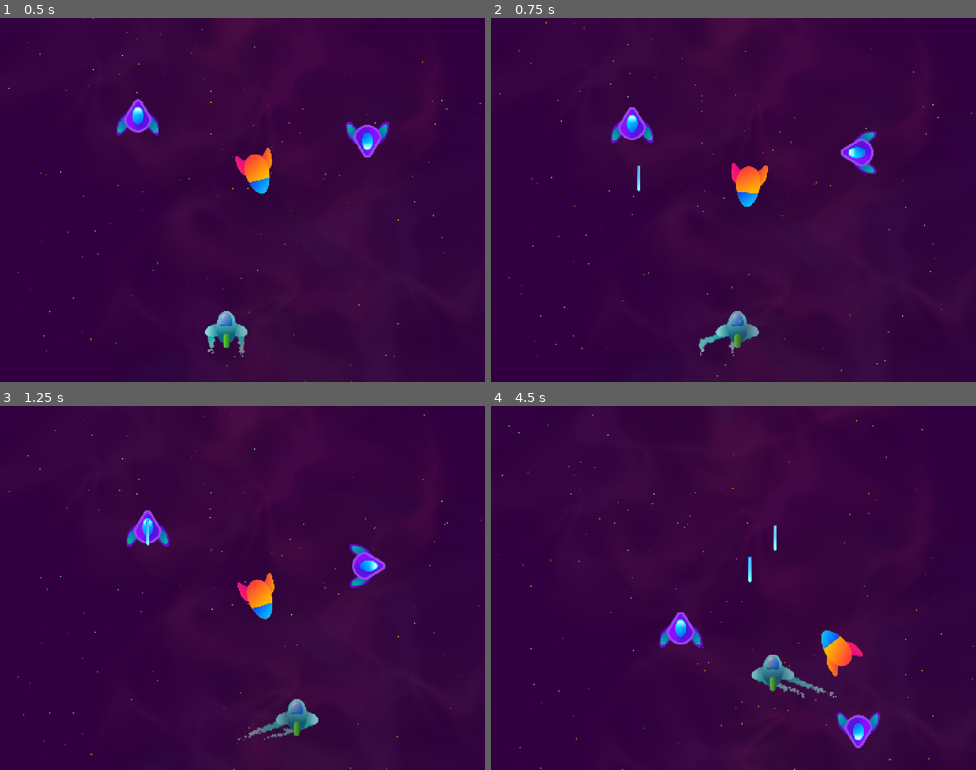
Above: before the commit, frames 1-4 (two rows, left to right).
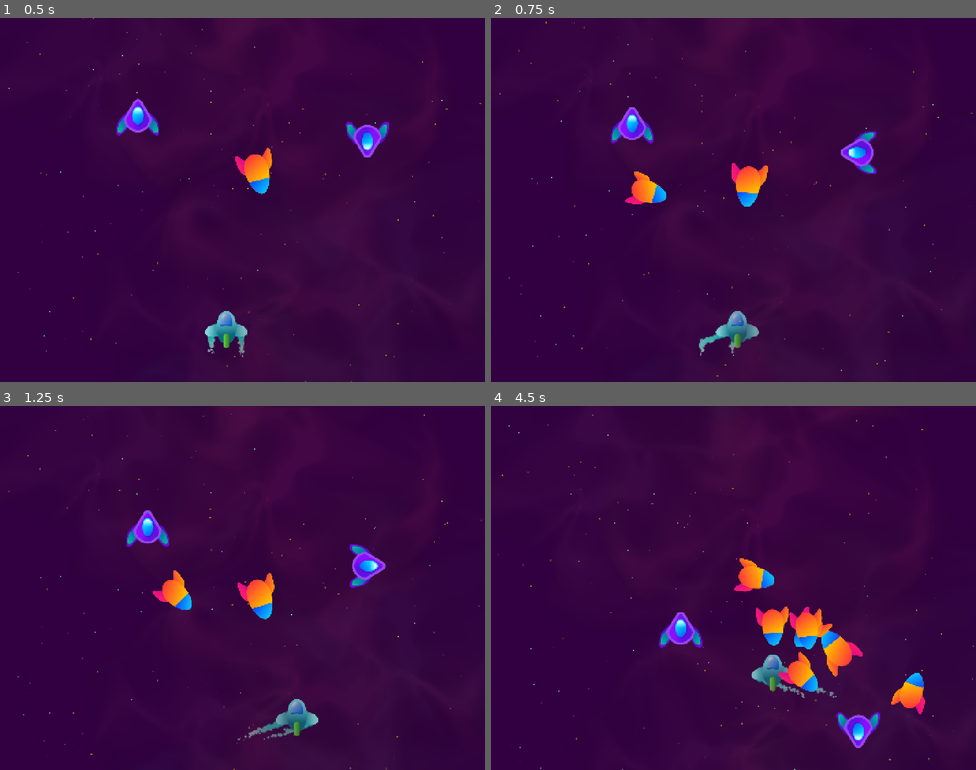
Above: after the commit, the same moments.

Repository: LHO-Developments/Godot-Projects
Game: Godot game, scene res://Scenes/Level/level.tscn
Same seed, same stepped clock (60 frames per second), same inputs: the game is played once before the commit and once after it.
Inputs:
- Up to frame 1 (0.5 s): no input
- Up to frame 2 (0.75 s): hold D (right) from 0.53 s (still down); hold T (test) from 0.53 s (still down)
- Up to frame 3 (1.25 s): keep holding D (right); keep holding T (test)
- Up to frame 4 (4.5 s): release D (right) at 1.28 s; release T (test) at 1.28 s; hold S (down) 1.28-2.03 s; tap T (test) at 1.35, 2.85, 4.35 s; hold D (right) 2.03-2.78 s; hold T (test) 2.03-2.78 s; hold W (up) 2.78-3.53 s; hold T (test) 3.53-4.28 s; hold A (left) from 3.53 s (still down)

Frame 1 is identical in both runs. In frame 2, 0.5% of the frame differs, in the area x 27-37%, y 40-52%; in frame 3, 0.5%; in frame 4, 2.5%, in the area x 50-90%, y 32-85%.

Commit message:
Create enemy projectiles

Diff:
--- a/Space Ace/space-ace/Scenes/Level/level.tscn
+++ b/Space Ace/space-ace/Scenes/Level/level.tscn
@@ -3,7 +3,7 @@
 [ext_resource type="PackedScene" uid="uid://cwvkoimo7kywb" path="res://Scenes/Player/Player.tscn" id="1_iheil"]
 [ext_resource type="PackedScene" uid="uid://fxrpwv2c7cp8" path="res://Scenes/Background/Background.tscn" id="2_1ov45"]
 [ext_resource type="PackedScene" uid="uid://bohlnwst1215b" path="res://Scenes/ObjectContainer/ObjectContainer.tscn" id="3_lscpc"]
-[ext_resource type="PackedScene" uid="uid://cdx1hlyeam1ol" path="res://Scenes/Projectile/PlayerLaser.tscn" id="4_43gce"]
+[ext_resource type="PackedScene" uid="uid://lie5jjga5efr" path="res://Scenes/Projectile/HomingMissile.tscn" id="4_43gce"]
 [ext_resource type="Texture2D" uid="uid://bod5ulca2rr1b" path="res://Asset/Images/Enemy1.png" id="5_7i4w6"]
 [ext_resource type="PackedScene" uid="uid://bi8fqovlohcc6" path="res://Component/Movement/Mover.tscn" id="6_q8n36"]
 [ext_resource type="PackedScene" uid="uid://bhn8t7tgv7imo" path="res://Component/Movement/TargetedMover.tscn" id="7_q8n36"]
--- /dev/null
+++ b/Space Ace/space-ace/Scenes/Projectile/EnemyBomb.tscn
@@ -0,0 +1,17 @@
+[gd_scene format=3 uid="uid://dlq0h04ivag6j"]
+
+[ext_resource type="PackedScene" uid="uid://cuq5igk8lfv4f" path="res://Scenes/Projectile/BaseProjectile.tscn" id="1_fj0le"]
+[ext_resource type="Texture2D" uid="uid://b7yh4sfdxjxar" path="res://Asset/Images/Bomb.png" id="2_2vjpk"]
+[ext_resource type="PackedScene" uid="uid://bhn8t7tgv7imo" path="res://Component/Movement/TargetedMover.tscn" id="3_7top6"]
+
+[node name="EnemyBomb" unique_id=1709716112 instance=ExtResource("1_fj0le")]
+
+[node name="Sprite2D" parent="." index="0" unique_id=989220919]
+scale = Vector2(0.9, 0.9)
+texture = ExtResource("2_2vjpk")
+
+[node name="ScreenNotifier" parent="." index="1" unique_id=960293046]
+rect = Rect2(-35, -53, 73, 113)
+
+[node name="TargetedMover" parent="." index="3" unique_id=1558715759 instance=ExtResource("3_7top6")]
+speed = 100.0
--- /dev/null
+++ b/Space Ace/space-ace/Scenes/Projectile/EnemyLaser.tscn
@@ -0,0 +1,18 @@
+[gd_scene format=3 uid="uid://dwcns7mb4ke67"]
+
+[ext_resource type="PackedScene" uid="uid://cuq5igk8lfv4f" path="res://Scenes/Projectile/BaseProjectile.tscn" id="1_10ohv"]
+[ext_resource type="Texture2D" uid="uid://1fskd4k6mgbw" path="res://Asset/Images/LaserOrange.png" id="2_ona4s"]
+[ext_resource type="PackedScene" uid="uid://bi8fqovlohcc6" path="res://Component/Movement/Mover.tscn" id="3_xtets"]
+
+[node name="EnemyLaser" unique_id=1709716112 instance=ExtResource("1_10ohv")]
+
+[node name="Sprite2D" parent="." index="0" unique_id=989220919]
+scale = Vector2(0.5, 0.5)
+texture = ExtResource("2_ona4s")
+
+[node name="ScreenNotifier" parent="." index="1" unique_id=960293046]
+rect = Rect2(-10, -34, 20, 68)
+
+[node name="Mover" parent="." index="3" unique_id=1340264163 instance=ExtResource("3_xtets")]
+speed = 150.0
+direction = Vector2(0, 1)
--- /dev/null
+++ b/Space Ace/space-ace/Scenes/Projectile/HomingMissile.tscn
@@ -0,0 +1,19 @@
+[gd_scene format=3 uid="uid://lie5jjga5efr"]
+
+[ext_resource type="PackedScene" uid="uid://cuq5igk8lfv4f" path="res://Scenes/Projectile/BaseProjectile.tscn" id="1_ivttq"]
+[ext_resource type="Texture2D" uid="uid://dkqjp5rdnexd0" path="res://Asset/Images/HomingMissile.png" id="2_m2se8"]
+[ext_resource type="PackedScene" uid="uid://cjqdnrt3kdoxp" path="res://Component/Movement/HomingMover.tscn" id="3_pn0nu"]
+
+[node name="HomingMissile" unique_id=1709716112 instance=ExtResource("1_ivttq")]
+
+[node name="Sprite2D" parent="." index="0" unique_id=989220919]
+rotation = 1.5707964
+scale = Vector2(0.9, 0.9)
+texture = ExtResource("2_m2se8")
+
+[node name="ScreenNotifier" parent="." index="1" unique_id=960293046]
+rect = Rect2(-70, -56, 138, 111)
+
+[node name="HomingMover" parent="." index="3" unique_id=1434343771 instance=ExtResource("3_pn0nu")]
+speed = 150.0
+rotation_speed_degrees = 90.0
--- a/Space Ace/space-ace/Scenes/Projectile/PlayerLaser.tscn
+++ b/Space Ace/space-ace/Scenes/Projectile/PlayerLaser.tscn
@@ -14,7 +14,7 @@
 rect = Rect2(-10, -42, 20, 83)
 
 [node name="LifeTimer" parent="." index="2" unique_id=1617951205]
-wait_time = 1.0
+wait_time = 0.15
 
 [node name="Mover" parent="." index="3" unique_id=1340264163 instance=ExtResource("3_0fhu1")]
 speed = 200.0
